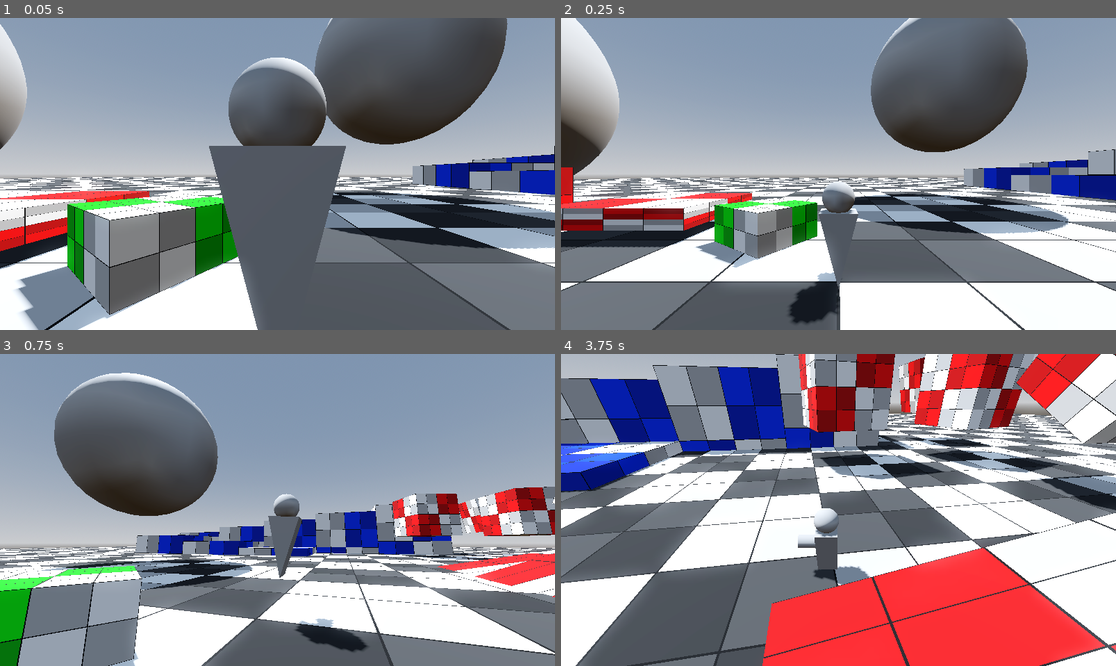
Above: before the commit, frames 1-4 (two rows, left to right).
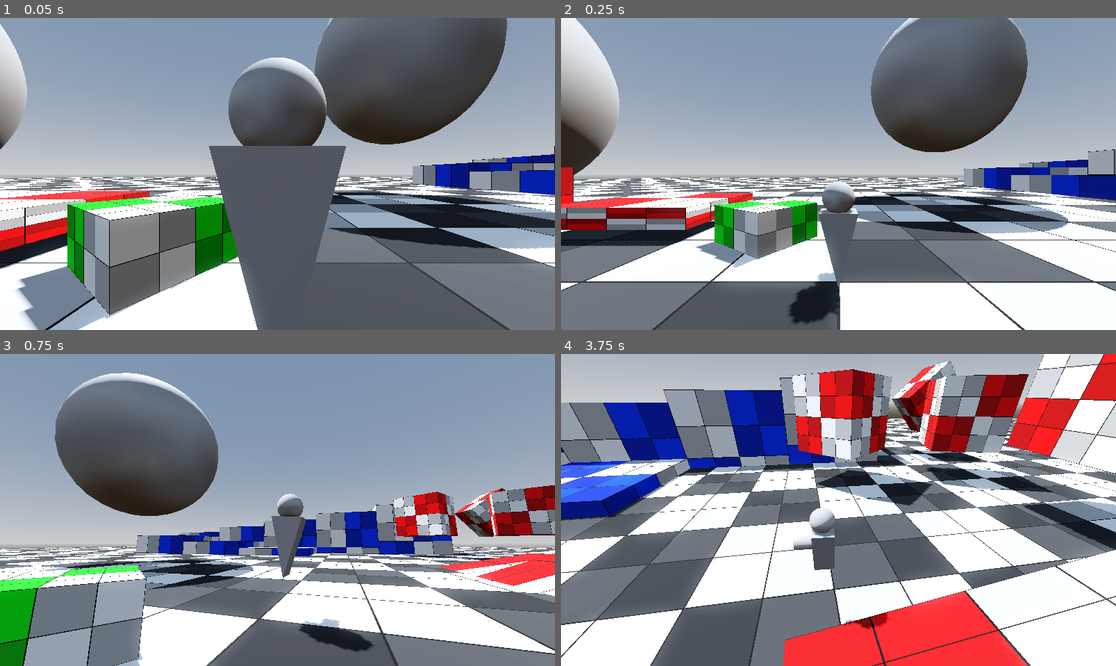
Above: after the commit, the same moments.

Repository: SyntronicZero/floatingblockgame
Game: Godot game, scene res://Levels/TESTING/test_level.tscn
The game is run twice, just before and just after one commit, with the same random seed, the same clock (stepped at 60 frames per second) and the same inputs.
Inputs (mouse positions are in pixels of both pictures, inside the frame that each line leads up to):
- Up to frame 1 (0.05 s): no input
- Up to frame 2 (0.25 s): no input
- Up to frame 3 (0.75 s): tap Enter at 0.5 s; move the mouse to (399, 494) at 0.52 s; hold D (Right) from 0.53 s (still down); tap Space (Jump) at 0.6 s; click (399, 494) at 0.67 s
- Up to frame 4 (3.75 s): tap Space (Jump) at 0.77, 1.07, 1.52, 1.55, 1.82, 2.3, 3.02, 3.05, 3.32 s; move the mouse to (727, 525) at 1.27 s; release D (Right) at 1.28 s; hold S (Backward) 1.28-2.03 s; tap T at 1.35 s; move the mouse to (894, 441) at 2.02 s; hold D (Right) 2.03-2.78 s; tap Y at 2.1 s; move the mouse to (810, 572) at 2.77 s; hold W (Forward) 2.78-3.53 s; tap Z at 2.85 s; click (810, 572) at 2.92 s; move the mouse to (1005, 556) at 3.52 s; hold A (Left) from 3.53 s (still down); tap G at 3.6 s

Frame 1 is identical in both runs. In frame 2, 0.6% of the frame differs, in the area x 0-35%, y 56-74%; in frame 3, 7.5%; in frame 4, 67%, in the area x 0-100%, y 0-100%.

Commit message:
YES. Managed to get all movement under velocity for the player character, including player input movement. Also implemented forced floor snap and y-slope downward velocity addition to prevent bouncing on slopes.

Diff:
--- a/Levels/TESTING/RotateObject.gd
+++ b/Levels/TESTING/RotateObject.gd
@@ -1,9 +1,10 @@
 @tool
 extends AnimatableBody3D
-@export var rotation_speed: float
-@export var rotation_direction: Vector3
+@export var rotation_speed: float = 1
+@export var rotation_direction: Vector3 = Vector3(0, 0, 0)
 # Called when the node enters the scene tree for the first time.
 
 
 func _physics_process(delta: float) -> void:
-	quaternion = Quaternion(rotation_direction.normalized(), rotation_speed * delta) * quaternion
+	if rotation_direction:
+		quaternion = Quaternion(rotation_direction.normalized(), rotation_speed * delta) * quaternion
--- a/Levels/TESTING/test_level.tscn
+++ b/Levels/TESTING/test_level.tscn
@@ -34,6 +34,7 @@
 
 [sub_resource type="Animation" id="Animation_ub4j8"]
 length = 0.001
+step = 0.0166667
 tracks/0/type = "position_3d"
 tracks/0/imported = false
 tracks/0/enabled = true
@@ -93,8 +94,9 @@
 
 [node name="TestLevel" type="Node3D"]
 
-[node name="Player" parent="." instance=ExtResource("1_t346a")]
+[node name="Player" parent="." node_paths=PackedStringArray("gravity_point") instance=ExtResource("1_t346a")]
 transform = Transform3D(1, 0, 0, 0, 1, 0, 0, 0, 1, 0, 1.47393, 0)
+gravity_point = NodePath("../Environment/CSGSphere3D")
 
 [node name="WorldEnvironment" type="WorldEnvironment" parent="."]
 environment = SubResource("Environment_gmgay")
@@ -126,6 +128,7 @@
 
 [node name="AnimationPlayer" type="AnimationPlayer" parent="Environment/MovingCube/AnimatableBody3D"]
 root_node = NodePath("../PlatformProxy")
+callback_mode_process = 0
 libraries = {
 &"": SubResource("AnimationLibrary_pvdih")
 }
@@ -249,19 +252,19 @@
 [node name="Cubes" type="Node3D" parent="."]
 
 [node name="RotatingCube" parent="Cubes" instance=ExtResource("2_ibrtv")]
-transform = Transform3D(-0.918794, 0, 0.394737, 0, 1, 0, -0.394737, 0, -0.918794, 26.5639, 5.10296, 12.3255)
+transform = Transform3D(-0.182353, 0, 0.983233, 0, 1, 0, -0.983233, 0, -0.182353, 26.5639, 5.10296, 12.3255)
 rotation_direction = Vector3(0, 1.715, 0)
 
 [node name="RotatingCube2" parent="Cubes" instance=ExtResource("2_ibrtv")]
-transform = Transform3D(0.764032, 0, -0.645178, 0, 1, 0, 0.645178, 0, 0.764032, 26.5639, 5.10296, 22.2636)
+transform = Transform3D(0.960956, 0, 0.2767, 0, 1, 0, -0.2767, 0, 0.960956, 26.5639, 5.10296, 22.2636)
 rotation_direction = Vector3(0, -0.235, 0)
 
 [node name="RotatingCube3" parent="Cubes" instance=ExtResource("2_ibrtv")]
-transform = Transform3D(1, 0, 0, 0, -0.873586, -0.48667, 0, 0.48667, -0.873586, 35.3961, 6.18708, 24.1175)
+transform = Transform3D(1, 0, 0, 0, -0.54108, -0.840972, 0, 0.840972, -0.54108, 35.3961, 6.18708, 24.1175)
 rotation_speed = 0.5
 rotation_direction = Vector3(1, 0, 0)
 
 [node name="RotatingCube4" parent="Cubes" instance=ExtResource("2_ibrtv")]
-transform = Transform3D(-0.969041, 0.246902, 0, -0.246902, -0.969041, 0, 0, 0, 1, 18.2048, 6.11222, 23.8538)
+transform = Transform3D(-0.971026, -0.238977, 0, 0.238977, -0.971026, 0, 0, 0, 1, 18.2048, 6.11222, 23.8538)
 rotation_speed = 0.5
 rotation_direction = Vector3(0, 0, 1)
--- a/Player/player.gd
+++ b/Player/player.gd
@@ -12,6 +12,7 @@
 var camera_basis: Basis
 var camera_global_basis: Basis
 
+const MAX_VELOCITY: float = 25
 const MESH_ROTATION_SPEED = 15.0
 const ACCELERATION: float = 5.0
 const DECCELERATION: float = 20.0
@@ -38,26 +39,34 @@
 
 var c_local_velocity_abs: Vector3
 var c_local_velocity: Vector3
+@export var gravity_point: Node3D
+var can_apply_floor_snap: bool
 
 func _physics_process(delta: float) -> void:
+	velocity -= smooth_move
+
+
+	#gravity_direction = (gravity_point.global_position - position).normalized()
 	if camera_node != null: #checks for camera node
 		camera_basis = camera_node.cam_basis #gets the camera basis relative to its parent node
 		camera_global_basis = camera_node.cam_global_basis #gets the cameras basis relative to world space
-
-	c_local_velocity = GravityFunctions.get_local_velocity_direction(c_local_velocity_abs, GravityFunctions.get_local_velocity_abs(velocity, camera_global_basis))
-	c_local_velocity_abs = GravityFunctions.get_local_velocity_abs(velocity, camera_global_basis)
+	c_local_velocity = GravityFunctions.get_local_velocity_direction(c_local_velocity_abs, GravityFunctions.get_local_velocity_abs(smooth_move, camera_global_basis))
+	c_local_velocity_abs = GravityFunctions.get_local_velocity_abs(smooth_move, camera_global_basis)
+	#print(c_local_velocity)
 
 	if is_on_floor() == false:
 		print("gravity")
-		velocity += (gravity_speed * camera_global_basis.y * delta) #gravity
+		velocity += ((gravity_speed) * camera_global_basis.y * delta) + (abs(slope_y_down) * camera_global_basis.y) #gravity
 		velocity = velocity.move_toward(Vector3.ZERO, delta * DECCELERATION / 5)
 	else:
+		can_apply_floor_snap = true
 		velocity = velocity.move_toward(Vector3.ZERO, delta * DECCELERATION)
 
-	# Handle jump.
 	if Input.is_action_just_pressed("Jump") and is_on_floor():
+		can_apply_floor_snap = false
 		velocity += JUMP_VELOCITY * camera_global_basis.y
 
+	# Handle jump.
 	_get_movement_input()
 	_add_platform_velocity()
 	if is_on_floor() or floor_col_check_node.is_colliding():
@@ -67,20 +76,29 @@
 		_ground_movement(delta, .3)
 		_mesh_rotation(delta, .5)
 	gravity_rotation(gravity_direction)
+	velocity += smooth_move + (slope_y_down * camera_global_basis.y)
+	velocity = velocity.limit_length(MAX_VELOCITY) #limits maximum velocity
 	move_and_slide()
-
+	if can_apply_floor_snap:
+		apply_floor_snap()
 
 var smooth_move: Vector3
 var platform_velocity: Vector3
+var slope_y_down: float
 
 func _ground_movement(delta, friction):
 	var forward = camera_global_basis.z
 	var right = camera_global_basis.x
 	var movement: Vector3 #movement direction based on input and direction
+	var slope: Quaternion
+	if is_on_floor():
+		slope = Quaternion(get_floor_normal(), -gravity_direction)
+	print(slope_y_down)
 	movement = forward * input_dir.y * SPEED
 	movement += right * input_dir.x * SPEED
 	smooth_move = lerp(smooth_move, movement, ACCELERATION * delta * friction) #smooths movement input
-	position += smooth_move * delta #modifies position for user input movement instead of velocity
+	slope_y_down = min((smooth_move * Basis(slope).y).z, 0) #gets the y downward direction when on a slope. No. I dont know why this works. But it does and thats all that matters
+	#position += smooth_move * delta #modifies position for user input movement instead of velocity
 
 func _mesh_rotation(delta, rotation_strength: float):
 	var theta_remaped = remap(abs(_theta), 3, .01, 1, 0.03)
@@ -111,3 +129,8 @@
 func _get_movement_input() -> void:
 	input_dir = Input.get_vector("Left", "Right", "Forward", "Backward")
 	direction = (camera_basis * Vector3(input_dir.x, 0, input_dir.y))
+
+func _get_slope_direction():
+	if is_on_floor():
+		var slope_dir: Quaternion = Quaternion(get_floor_normal(), camera_global_basis.y).normalized()
+		return slope_dir
--- a/Player/player.tscn
+++ b/Player/player.tscn
@@ -15,8 +15,6 @@
 
 [node name="Player" type="CharacterBody3D" node_paths=PackedStringArray("camera_node")]
 collision_layer = 0
-floor_constant_speed = true
-floor_snap_length = 0.3
 platform_on_leave = 2
 script = ExtResource("1_4ntmi")
 camera_node = NodePath("GravityRotation/3rdPersonCam")
@@ -36,7 +34,7 @@
 zoom = 5.0
 
 [node name="FloorColCheck" type="RayCast3D" parent="GravityRotation"]
-target_position = Vector3(0, -1.2, 0)
+target_position = Vector3(0, -1.4, 0)
 
 [node name="MeshRotationY" type="Node3D" parent="."]
 
--- a/TESTING_ASSESTS/Platforms/rotating_cube.tscn
+++ b/TESTING_ASSESTS/Platforms/rotating_cube.tscn
@@ -13,7 +13,6 @@
 
 [node name="RotatingCube" type="AnimatableBody3D"]
 script = ExtResource("1_2hmn6")
-rotation_speed = 1.0
 
 [node name="CollisionShape3D" type="CollisionShape3D" parent="."]
 shape = SubResource("BoxShape3D_3vr6k")
--- a/project.godot
+++ b/project.godot
@@ -13,7 +13,6 @@
 config/name="Floating Block Game"
 run/main_scene="uid://bjt2jifiiroa0"
 config/features=PackedStringArray("4.4", "Forward Plus")
-run/max_fps=60
 config/icon="res://icon.svg"
 
 [autoload]
@@ -24,7 +23,6 @@
 
 window/size/viewport_width=1920
 window/size/viewport_height=1080
-window/vsync/vsync_mode=0
 
 [editor_plugins]
 
Not shown, added: export_presets.cfg
